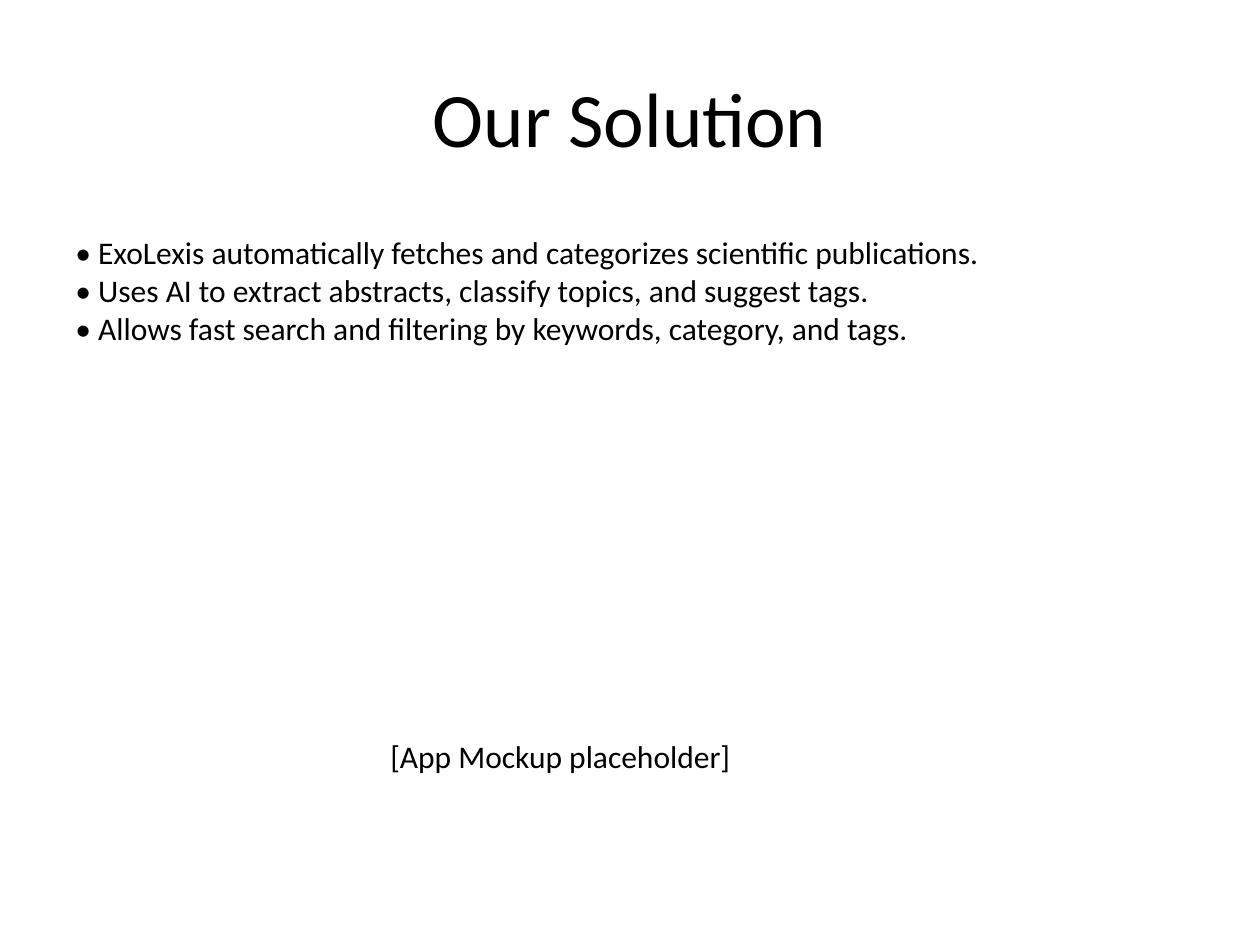
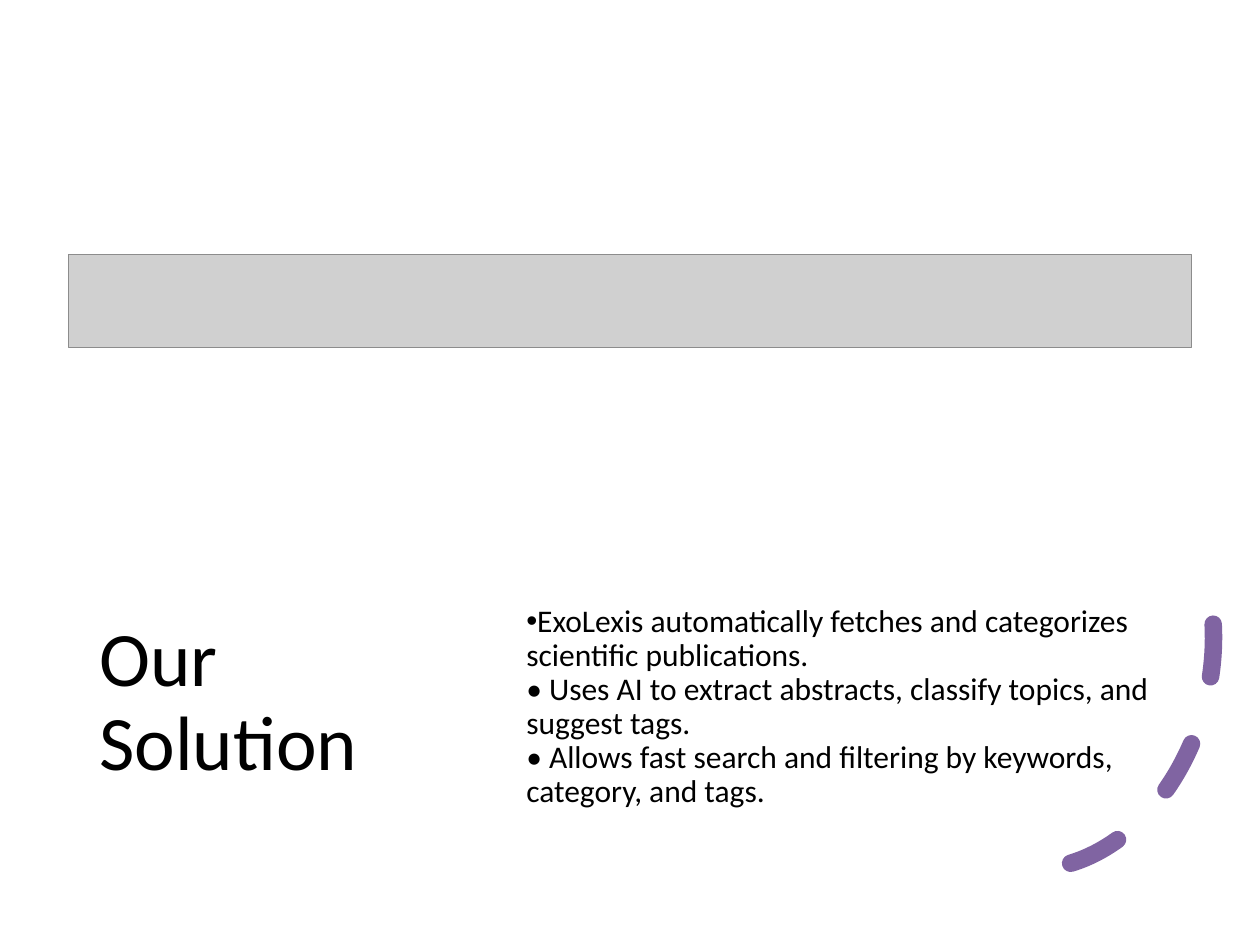
Before and after one commit to akrios-d/biospace-engine, a slide deck: slide 3 of ExoLexis_Presentation.pptx. Drawn at 1260x945 pixels with LibreOffice and Linux fonts; fonts in the diff are those of the drawing; grey boxes stand for pictures. Boxes give left, top, right and bottom in pixels: in the first picture for what was removed or moved away, otherwise in the second. Text is boxed around its words. In the diff, an @@ line names an element or a change of style, - is before the commit and + after.

Commit message:
update presentation

```diff
--- a/ExoLexis_Presentation.pptx
+++ b/ExoLexis_Presentation.pptx
@@ picture added at <box>68,255,1192,348</box> @@
@@ arc (boxed as its full ellipse) added at <box>854,428,1256,904</box>, outline #8064A2 10 pt dashed @@
@@ title "Our Solution": place and size @@
-title "Our Solution" at <box>433,93,826,148</box>
+title "Our Solution" at <box>99,636,357,771</box>
@@ title "Our Solution" at <box>99,636,357,771</box>: alignment centre to left; line spacing 1 to 0.9 @@
@@ text at <box>526,610,1148,808</box>: text changed @@
-• ExoLexis automatically fetches and categorizes scientific publications.
-• Uses AI to extract abstracts, classify topics, and suggest tags.
-• Allows fast search and filtering by keywords, category, and tags.
+• ExoLexis automatically fetches and categorizes scientific publications.
+  • Uses AI to extract abstracts, classify topics, and suggest tags.
+  • Allows fast search and filtering by keywords, category, and tags.
@@ text removed at <box>390,745,730,773</box> @@
-[App Mockup placeholder]
```
Also in this commit, not shown: 6 other slides changed, 6 other files.
